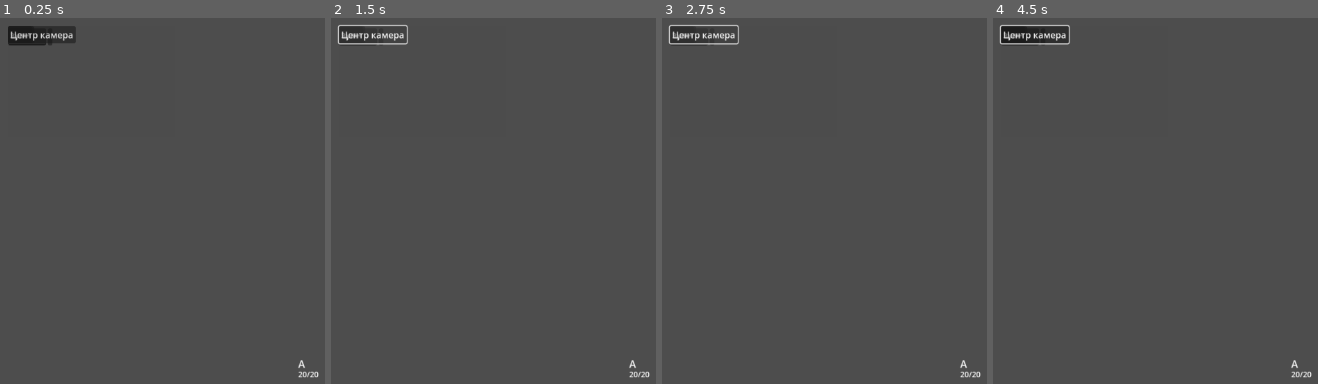
Above: before the commit, frames 1-4 (left to right).
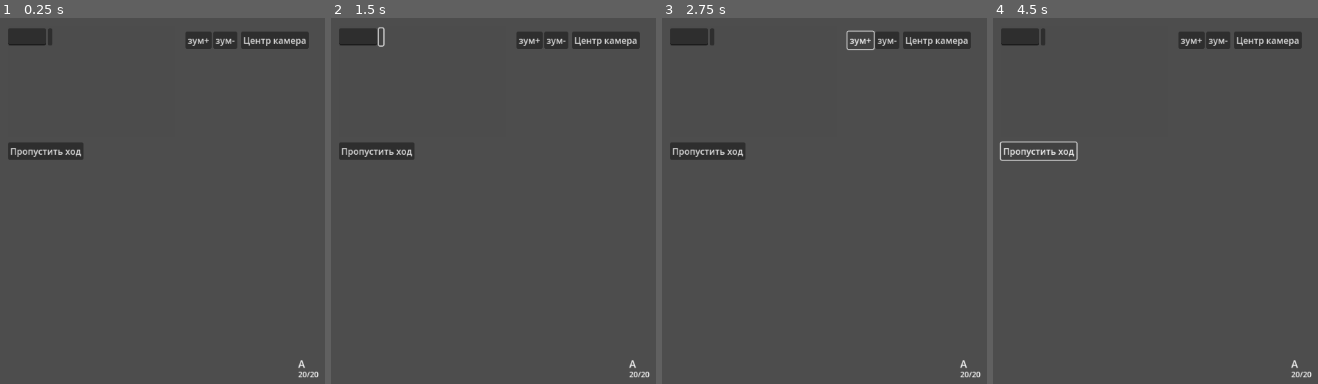
Above: after the commit, the same moments.

Repository: Deniseks239/tactical-rpg-ai-v-2
Game: Godot game, scene res://scenes/main.tscn
Same seed, same stepped clock (60 frames per second), same inputs: the game is played once before the commit and once after it.
Inputs (mouse positions are in pixels of both pictures, inside the frame that each line leads up to):
- Up to frame 1 (0.25 s): no input
- Up to frame 2 (1.5 s): click (357, 36) at 0.52 s; type "12" at 0.6 s; click (379, 36) at 1.25 s
- Up to frame 3 (2.75 s): click "зум+" at 2 s
- Up to frame 4 (4.5 s): click "зум-" at 2.75 s; click "Центр камера" at 3.5 s; click (1038, 149) at 4.25 s, where only the run after the commit has a clickable "Пропустить ход"

The runs differ from the first frame. In frame 1, 3.0% of the frame differs, in the area x 2-96%, y 2-39%; in frame 2, 2.9%; in frame 3, 2.7%; in frame 4, 2.7%.

Commit message:
Update main.tscn

Diff:
--- a/scenes/main.tscn
+++ b/scenes/main.tscn
@@ -19,6 +19,9 @@
 [node name="GridManager" type="Node2D" parent="GridContainer"]
 script = ExtResource("1_o5qli")
 
+[node name="GameCamera" type="Camera2D" parent="."]
+zoom = Vector2(0.8, 0.8)
+
 [node name="UIPanel" type="Panel" parent="."]
 self_modulate = Color(1.018131, 1.018131, 1.018131, 0.003921569)
 layout_mode = 1
@@ -33,9 +36,12 @@
 grow_vertical = 2
 
 [node name="VBoxContainer" type="VBoxContainer" parent="UIPanel"]
-layout_mode = 0
-offset_right = 40.0
-offset_bottom = 40.0
+layout_mode = 1
+anchors_preset = 15
+anchor_right = 1.0
+anchor_bottom = 1.0
+grow_horizontal = 2
+grow_vertical = 2
 
 [node name="ChatDisplay" type="RichTextLabel" parent="UIPanel/VBoxContainer"]
 layout_mode = 2
@@ -50,35 +56,37 @@
 layout_mode = 2
 
 [node name="ZoomIn" type="Button" parent="UIPanel"]
+custom_minimum_size = Vector2(40, 30)
 layout_mode = 0
-offset_right = 8.0
-offset_bottom = 8.0
+offset_left = 320.0
+offset_top = 10.0
+offset_right = 367.0
+offset_bottom = 41.0
 text = "зум+"
 
 [node name="ZoomOut" type="Button" parent="UIPanel"]
+custom_minimum_size = Vector2(40, 30)
 layout_mode = 0
-offset_right = 8.0
-offset_bottom = 8.0
+offset_left = 370.0
+offset_top = 10.0
+offset_right = 413.0
+offset_bottom = 41.0
 text = "зум-"
 
 [node name="CenterCamera" type="Button" parent="UIPanel"]
+custom_minimum_size = Vector2(80, 30)
 layout_mode = 0
-offset_right = 8.0
-offset_bottom = 8.0
+offset_left = 420.0
+offset_top = 10.0
+offset_right = 542.0
+offset_bottom = 41.0
 text = "Центр камера"
 
 [node name="SkipTurnButton" type="Button" parent="."]
-layout_mode = 1
-anchors_preset = 3
-anchor_left = 1.0
-anchor_top = 1.0
-anchor_right = 1.0
-anchor_bottom = 1.0
-offset_left = -136.0
-offset_top = -31.0
-grow_horizontal = 0
-grow_vertical = 0
+custom_minimum_size = Vector2(100, 30)
+layout_mode = 0
+offset_left = 10.0
+offset_top = 220.0
+offset_right = 146.0
+offset_bottom = 251.0
 text = "Пропустить ход"
-
-[node name="GameCamera" type="Camera2D" parent="."]
-zoom = Vector2(0.8, 0.8)
